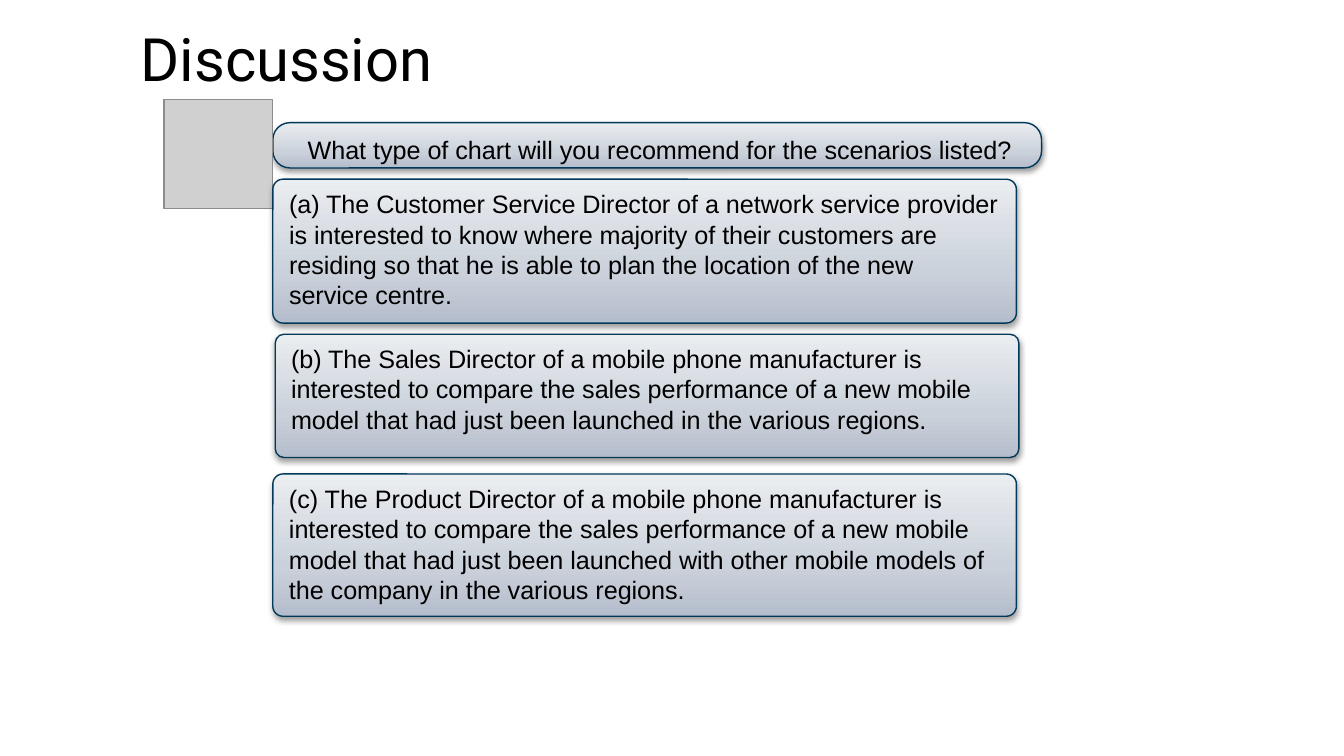
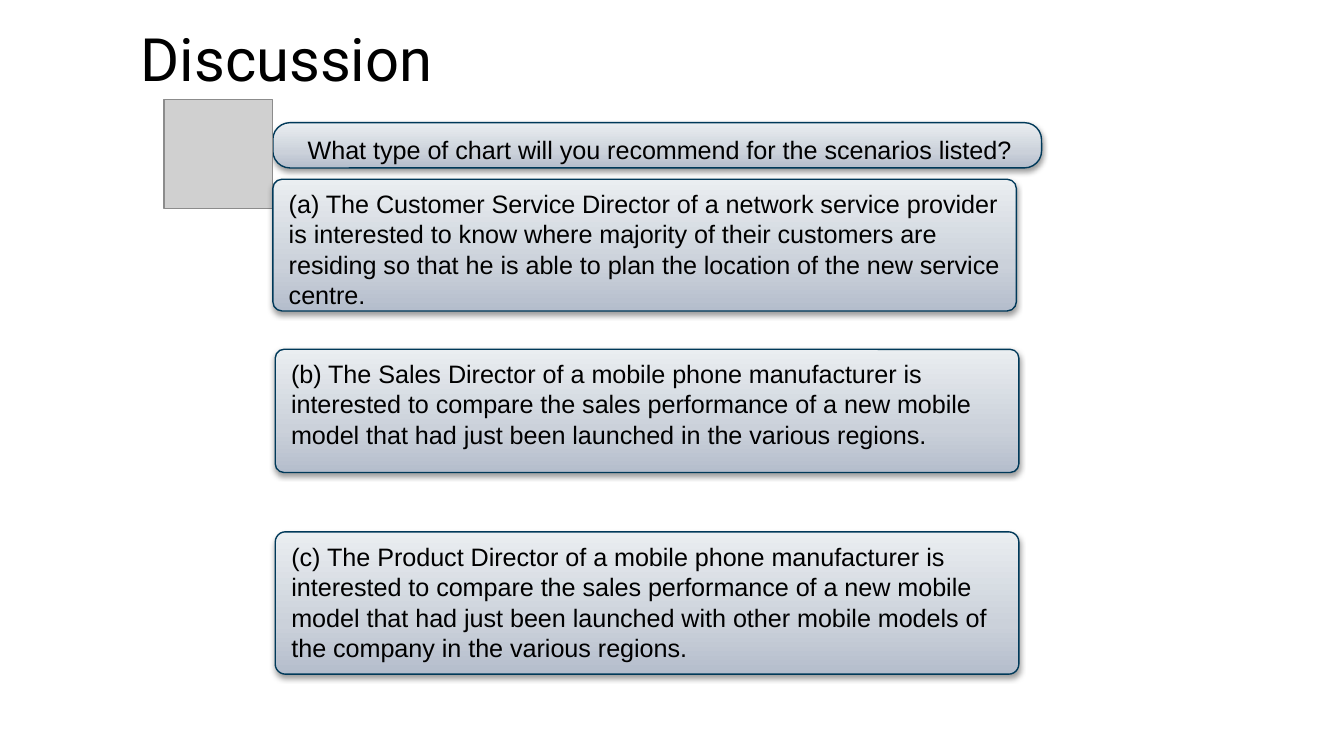
Before and after one commit to munishkumar-gh/munishkumar-gh.github.io, a slide deck: slide 17 of SuSS/2022_ANL201_Viz_Biz/3_Lecture/ANL201 Study Unit 5_2022 - Lecturer.pptx. Drawn at 1344x756 pixels with LibreOffice and Linux fonts; fonts in the diff are those of the drawing; grey boxes stand for pictures; background and template pictures are left out. Boxes give left, top, right and bottom in pixels: in the first picture for what was removed or moved away, otherwise in the second. Text is boxed around its words. In the diff, an @@ line names an element or a change of style, - is before the commit and + after.

```diff
--- a/SuSS/2022_ANL201_Viz_Biz/3_Lecture/ANL201 Study Unit 5_2022 - Lecturer.pptx
+++ b/SuSS/2022_ANL201_Viz_Biz/3_Lecture/ANL201 Study Unit 5_2022 - Lecturer.pptx
@@ rounded rectangle "(a) The Customer Service Director ...": place and size @@
-rounded rectangle "(a) The Customer Service Director ..." at bbox=[273, 179, 1016, 323]
+rounded rectangle "(a) The Customer Service Director ..." at bbox=[273, 179, 1016, 310]
@@ rounded rectangle "(b) The Sales Director of ...": place and size @@
-rounded rectangle "(b) The Sales Director of ..." at bbox=[276, 335, 1019, 458]
+rounded rectangle "(b) The Sales Director of ..." at bbox=[276, 349, 1019, 473]
@@ rounded rectangle "(c) The Product Director of ...": place and size @@
-rounded rectangle "(c) The Product Director of ..." at bbox=[273, 474, 1016, 617]
+rounded rectangle "(c) The Product Director of ..." at bbox=[276, 532, 1019, 675]
```
Also in this commit, not shown: 1 other slide changed.
